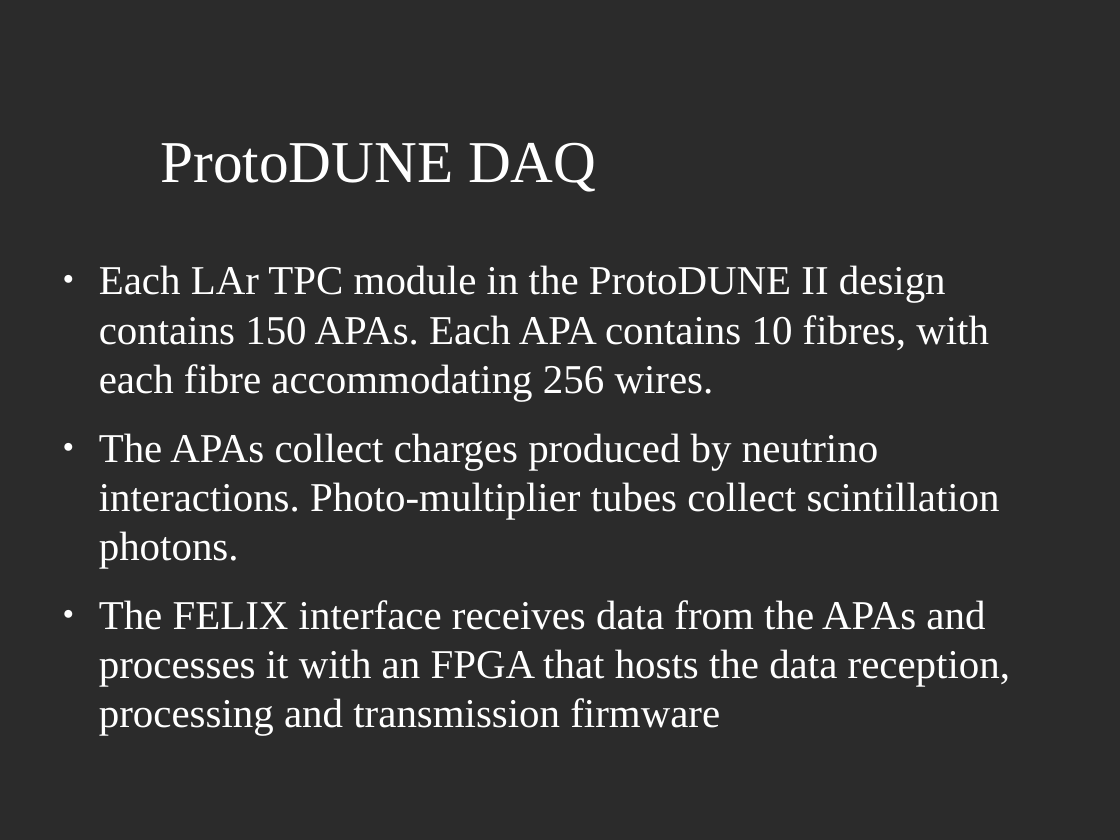
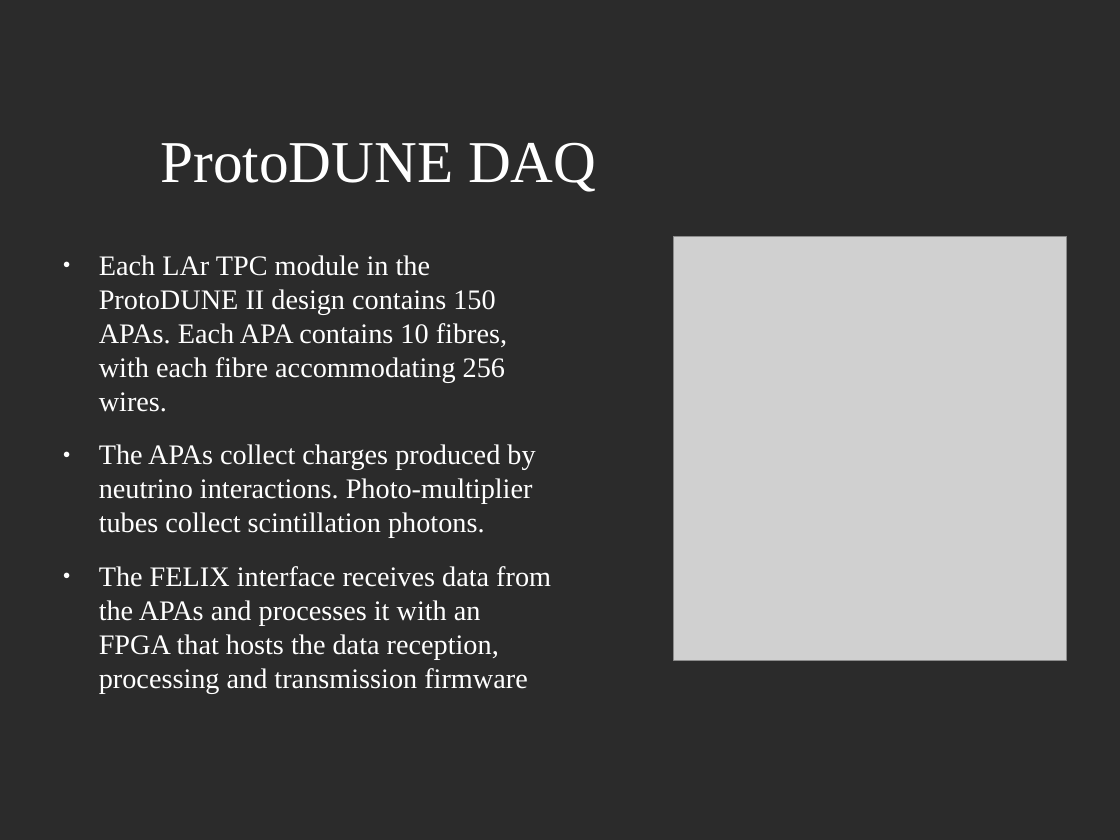
Before and after one commit to JoshCodesPhysics/dune_project, a slide deck: slide 7 of dune_notes/dune_pres/dune_project_pres.odp. Drawn at 1120x840 pixels with LibreOffice and Linux fonts; fonts in the diff are those of the drawing; grey boxes stand for pictures; background and template pictures are left out; a plain dark background stands for a picture behind light text. Boxes give left, top, right and bottom in pixels: in the first picture for what was removed or moved away, otherwise in the second. Text is boxed around its words. In the diff, an @@ line names an element or a change of style, - is before the commit and + after.

```diff
--- a/dune_notes/dune_pres/dune_project_pres.odp
+++ b/dune_notes/dune_pres/dune_project_pres.odp
@@ picture added at [674, 237, 1067, 661] @@
@@ text "Each LAr TPC module in ...": place and size @@
-text "Each LAr TPC module in ..." at [99, 265, 1010, 735]
+text "Each LAr TPC module in ..." at [99, 255, 551, 693]
@@ text "Each LAr TPC module in ..." at [99, 255, 551, 693]: size 29 to 20 pt @@
```
Also in this commit, not shown: 1 other slide changed, 6 slides added, 3 slides removed, 1 other file.
